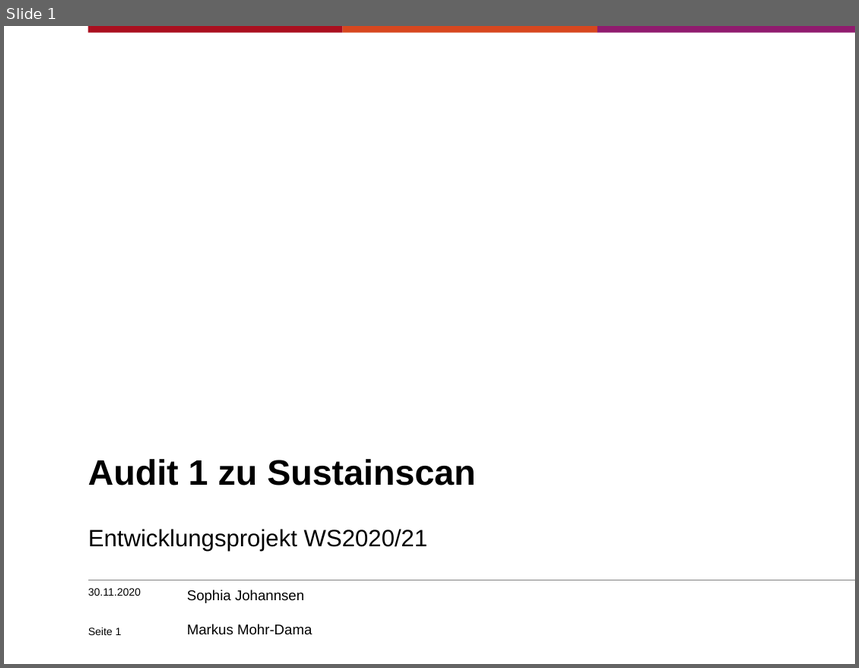
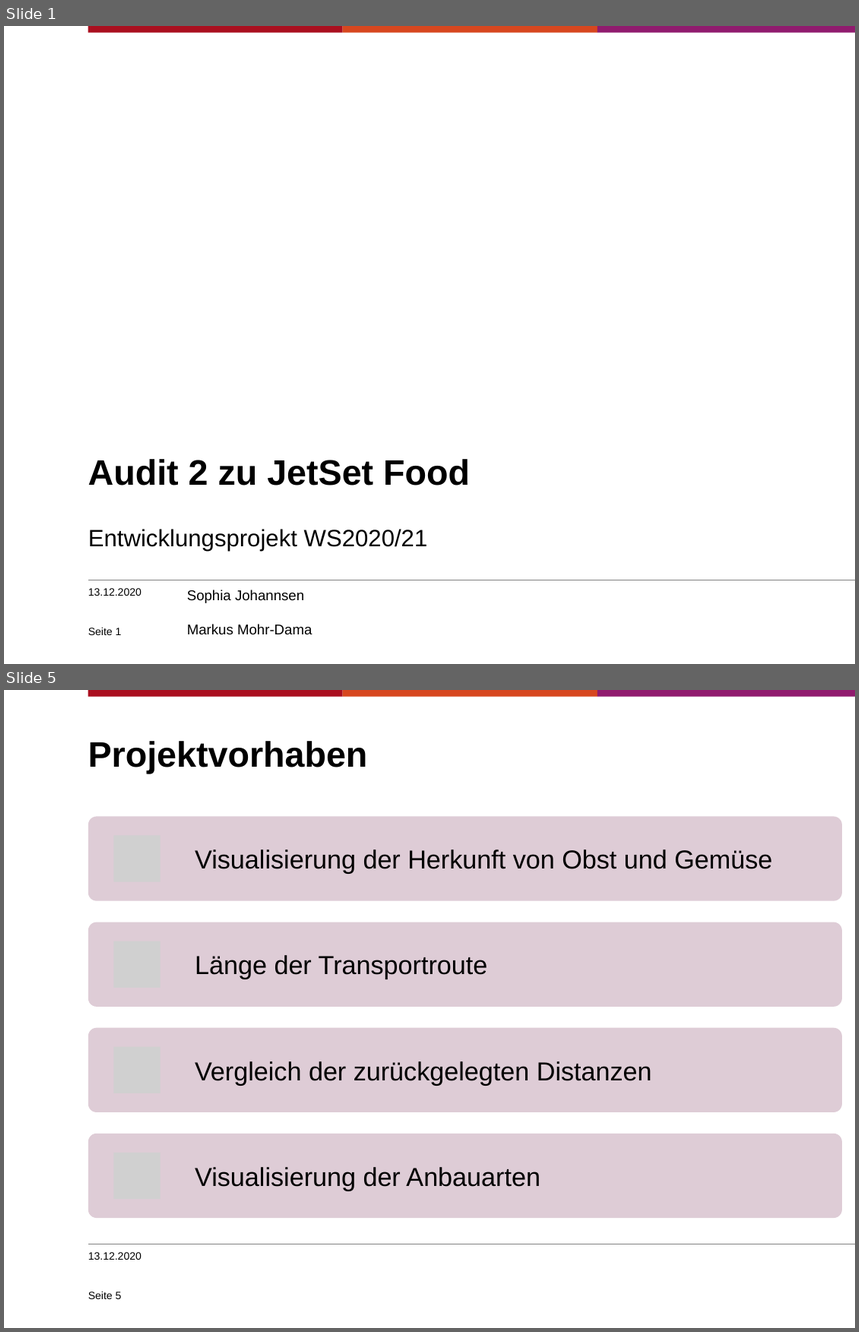
Before and after one commit to sjohannsen1/EPWS2020Mohr-DamaJohannsen, a slide deck: Audits/WS2020_Mohr-Dama_Johannsen_Präsentation_audit1.pptx. Shown one above the other, each under a label of ours: slide 1 before the commit, slides 1 and 5 after it; the slides between them are not shown. The pictures are 859x668 and 859x1332 pixels, drawn with LibreOffice and Linux fonts; fonts in the diff are those of the drawing; grey boxes stand for pictures; background and template pictures are left out. Boxes give left, top, right and bottom in pixels: in the first picture for what was removed or moved away, otherwise in the second. Text is boxed around its words. In the diff, an @@ line names an element or a change of style, - is before the commit and + after.

```diff
--- a/Audits/WS2020_Mohr-Dama_Johannsen_Präsentation_audit1.pptx
+++ b/Audits/WS2020_Mohr-Dama_Johannsen_Präsentation_audit1.pptx
@@ slide 5 added at [4,690,855,1328], background #FFFFFF; not listed: 4 template elements that a slide beside it also shows @@
@@ title added at [88,741,368,774], 30 pt, text #000000, bold @@
+Projektvorhaben
@@ group added at [88,817,842,1217]: 4 rounded rectangles, 4 pictures, 4 texts @@
+Visualisierung der Herkunft von Obst und Gemüse
+Länge der Transportroute
+Vergleich der zurückgelegten Distanzen
+Visualisierung der Anbauarten
@@ text added at [88,1252,142,1260], 9 pt, text #000000 @@
+13.12.2020
@@ page number added at [88,1292,122,1300], 9 pt, text #000000 @@
+Seite 5
@@ slide 1 changed as well @@
@@ title at [88,459,470,486]: text changed @@
-Audit 1 zu Sustainscan
+Audit 2 zu JetSet Food
@@ text at [88,588,142,596]: text changed @@
-30.11.2020
+13.12.2020
```
Also in this commit, not shown: 5 other slides changed, 2 other slides added, 7 slides removed, 2 other files.
